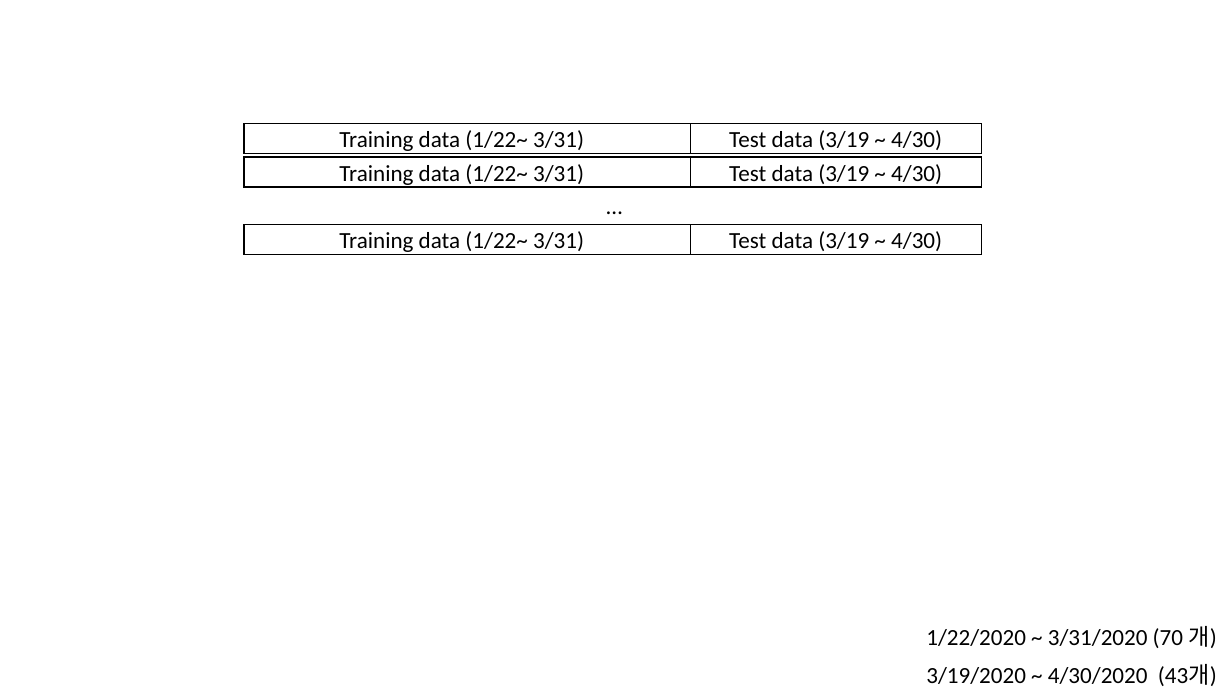
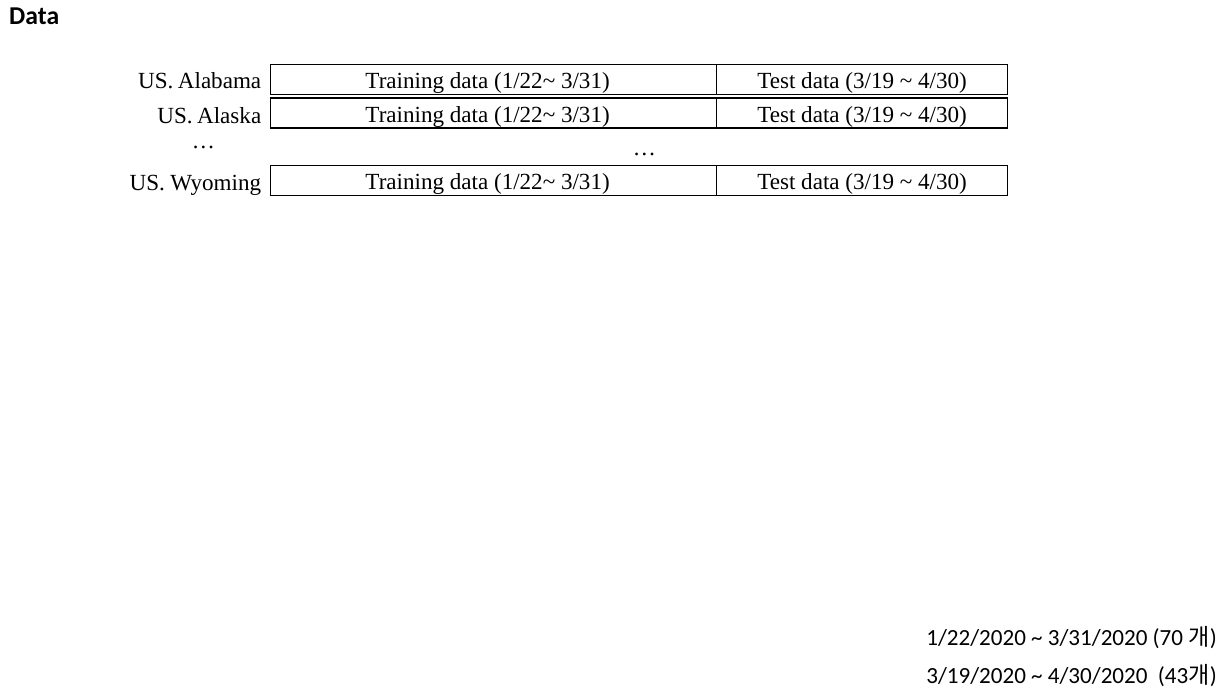
Before and after one commit to pcyoung75/GlobalForecasting, a slide deck: slide 8 of doc/Paper Images.pptx (slide 1 before the commit). Drawn at 1232x693 pixels with LibreOffice and Linux fonts; fonts in the diff are those of the drawing. Boxes give left, top, right and bottom in pixels: in the first picture for what was removed or moved away, otherwise in the second. Text is boxed around its words. In the diff, an @@ line names an element or a change of style, - is before the commit and + after.

```diff
--- a/doc/Paper Images.pptx
+++ b/doc/Paper Images.pptx
@@ title added at (9,7,59,24), 20 pt, text #000000, bold @@
+Data
@@ text added at (138,72,261,89), 18 pt, text #000000 @@
+US. Alabama
@@ text added at (157,107,261,124), 18 pt, text #000000 @@
+US. Alaska
@@ text added at (182,121,224,158), 18 pt, text #000000 @@
+…
@@ font Calibri to Times New Roman in 7 elements at (717,65,1008,94), (271,65,717,94), (717,98,1008,128), (271,98,717,128), (717,165,1008,195), (271,165,717,195), (624,128,665,165) @@
@@ text "…": place and size @@
-text "…" at (597,187,632,224)
+text "…" at (624,128,665,165)
@@ text added at (130,174,261,195), 18 pt, text #000000 @@
+US. Wyoming
@@ 6 rectangles: place and size @@
-6 rectangles at (244,124,982,254)
+6 rectangles at (271,65,1008,195)
```
Also in this commit, not shown: 62 slides added, 4 other files.
